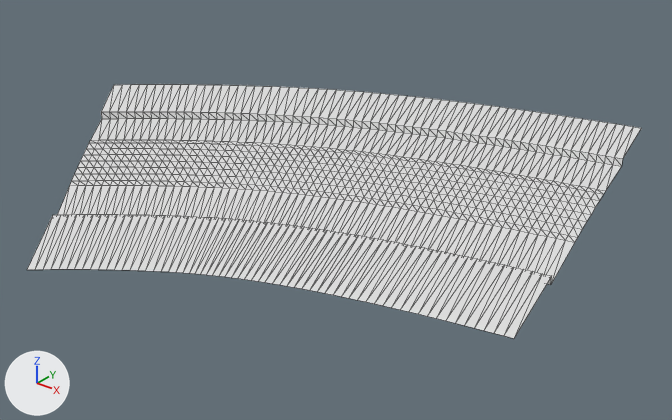
A saved change to the glTF model public/assets/gen4/models/track-27.glb.
One viewpoint serves both versions: a 50 mm lens placed at (220.0, -449.3, 47.9), pointed at (155.8, -369.0, -1.9). Every picture has the same lights, and +X, +Y and +Z are marked at lower left. The picture after the commit comes second. Mesh edges are drawn as thin lines. Vertices at exactly the same position are counted once.

In view in the first picture: 'track-27'.
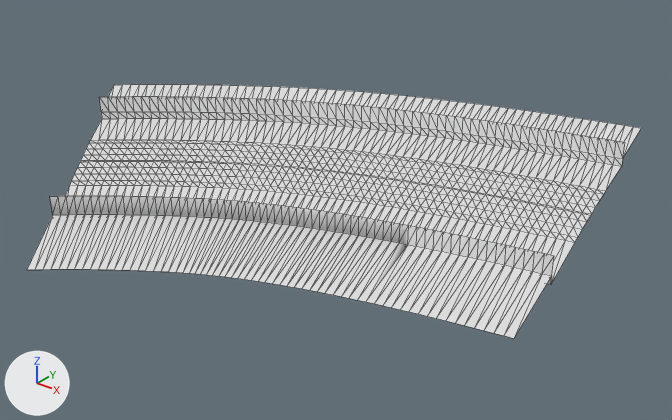
Diff of the bpy script that builds the scene:
```diff
--- a/public/assets/gen4/models/track-27.glb.py
+++ b/public/assets/gen4/models/track-27.glb.py
@@ me_track_27 @@
 # used by ob_track_27; location = (0.0, 0.0, 0.0)
-me_track_27.from_pydata(...)  # 945 vertices, 1736 faces; spans x 110.2..190.1, y -406.9..-332.4, z 2.4..3.8
+me_track_27.from_pydata(...)  # 1134 vertices, 2108 faces; spans x 110.2..190.1, y -406.9..-332.4, z 2.4..6.0
+# me_track_27 part 1: 63 vertices removed from x 129.2..184.5, y -386.1..-360.0, z 2.8..3.2; 189 vertices added at x 118.3..184.5, y -386.3..-344.2, z 2.8..6.0
+# me_track_27 part 2: 63 vertices added at x 140.1..187.7, y -398.1..-375.9, z 5.6..6.0
```

Boxes [x1, y1, x2, y2] around the edits, measured in the pictures (672 x 420 px):
part 1 of me_track_27, built on
    before: [78, 154, 595, 222]
    after: [78, 96, 625, 222]
part 2 of me_track_27, added
    after: [50, 196, 554, 276]
